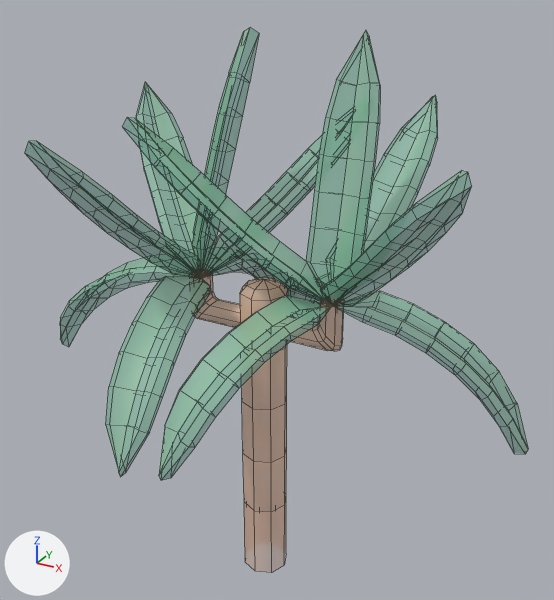
The FBX model Assets/Models/Tiny Treats plants/yucca_branch_large_B.fbx, before and after one commit.
One viewpoint serves both versions: a camera (50 mm lens) standing at (0.996, -1.733, 1.751) and looking at (0.012, 0.055, 0.857). Arrows for +X, +Y and +Z are at lower left; the lights stay in place. Mesh edges are drawn as thin lines. Objects named as collision shapes, trigger or cutter boxes, shadow casters or lower levels of detail are left out. Where no turn or scale is listed for an object, it has been applied to the vertices.

Objects in the first picture: 'yucca_branch_large_B'.
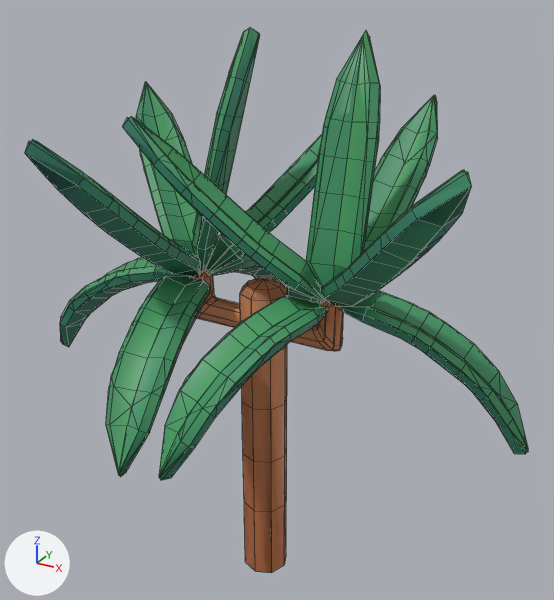
Pixel boxes (x1, y1, x2, y2) of what changed, in the pictures (554 x 600 px):
'yucca_branch_large_B', surface changed
    both: (25, 28, 528, 573)
'yucca_branch_large_B_LOD1', added (green)
    after: (32, 30, 528, 573)

Diff of the bpy script that builds the scene:
```diff
--- a/Assets/Models/Tiny Treats plants/yucca_branch_large_B.fbx.py
+++ b/Assets/Models/Tiny Treats plants/yucca_branch_large_B.fbx.py
@@ img_tiny_treats_texture_1_png @@
-img_tiny_treats_texture_1_png = load_image('tiny_treats_texture_1.png', 'tiny_treats_texture_1.png', 1024, 1024, 'Non-Color')
+img_tiny_treats_texture_1_png = load_image('tiny_treats_texture_1.png', 'tiny_treats_texture_1.png', 1024, 1024, 'sRGB')
@@ mat_tiny_treats_1 @@
 n0 = _N.new('ShaderNodeBsdfPrincipled'); n0.name = 'Principled BSDF'
 n2 = _N.new('ShaderNodeTexImage'); n2.name = 'Image Texture'
 n2.image = img_tiny_treats_texture_1_png
-n3 = _N.new('ShaderNodeTexImage'); n3.name = 'Image Texture.001'
-n3.image = img_tiny_treats_texture_1_png
 _L.new(n2.outputs[0], n0.inputs[0])  # 'Color' to 'Base Color'
-_L.new(n3.outputs[0], n0.inputs[4])  # 'Color' to 'Alpha'
 _L.new(n0.outputs[0], n1.inputs[0])  # 'BSDF' to 'Surface'
+_L.new(n2.outputs[1], n0.inputs[4])  # 'Alpha' to 'Alpha'
@@ me_yucca_branch_large_b_001 @@
+me_yucca_branch_large_b_001.from_pydata(...)  # 531 vertices, 664 faces; spans x -0.76..0.76, y -0.54..0.55, z -0.06..1.6
+me_yucca_branch_large_b_001.materials.append(mat_tiny_treats_1)  # picture img_tiny_treats_texture_1_png
@@ ob_yucca_branch_large_b_lod1 @@
+ob_yucca_branch_large_b_lod1 = bpy.data.objects.new('yucca_branch_large_B_LOD1', me_yucca_branch_large_b_001)
+ob_yucca_branch_large_b_lod1.location = (0.0, 0.0, 0.0)
```
